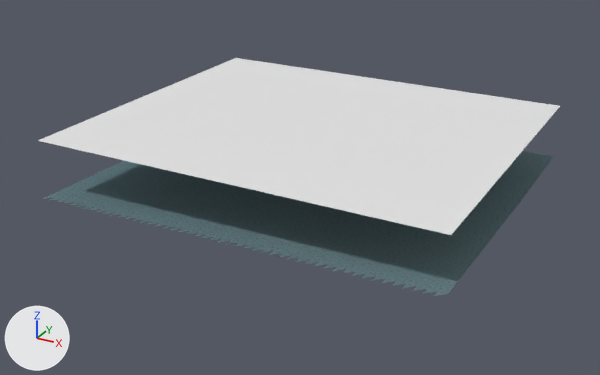
Before and after pictures for a commit that changed the glTF model eloria-assets/maps/continent-v2/stagheath/client/chunks/05_06/world.glb.
The view is the same before and after, from a camera (50 mm lens) standing at (-349.3, 181.0, 64.7) and looking at (-435.6, 338.0, -13.8). Arrows for +X, +Y and +Z are at lower left; the lights stay in place. The first picture is the older version. Where no turn or scale is listed for an object, it has been applied to the vertices. Vertices at exactly the same position are counted once.

Before the edit, the objects in view are built like this:
```python
me_authoredground_stagheathbase_stagheath_05_06 = bpy.data.meshes.new('AuthoredGround_stagheathBase_stagheath_05_06')
me_authoredground_stagheathbase_stagheath_05_06.from_pydata(...)  # 2057 vertices, 3888 faces; spans x 445.0..541.0, y -6213.0..-6131.0, z -15.0..-12.2
me_authoredground_stagheathbase_stagheath_05_06.materials.append(mat_authored_stagheathbase)
me_terrain_stagheath_05_06 = bpy.data.meshes.new('Terrain_stagheath_05_06')
me_terrain_stagheath_05_06.from_pydata(...)  # 2009 vertices, 3840 faces; spans x 445.0..541.0, y -6211.0..-6131.0, z -15.0..-12.2
me_terrain_stagheath_05_06.materials.append(mat_continental_ground)
me_water_stagheath_05_06 = bpy.data.meshes.new('Water_stagheath_05_06')
me_water_stagheath_05_06.from_pydata([(445.0, -6131.0, 0.0), (445.0, -6212.0, 0.0), (541.0, -6212.0, 0.0), (541.0, -6131.0, 0.0)], [], [(0, 1, 2), (2, 3, 0)])
me_water_stagheath_05_06.materials.append(mat_water_sea)  # its picture is missing
ob_authoredground_stagheathbase_stagheath_05_06 = bpy.data.objects.new('AuthoredGround_stagheathBase_stagheath_05_06', me_authoredground_stagheathbase_stagheath_05_06)
ob_authoredground_stagheathbase_stagheath_05_06.location = (-929.0, 6517.0, 0.0)
ob_terrain_stagheath_05_06 = bpy.data.objects.new('Terrain_stagheath_05_06', me_terrain_stagheath_05_06)
ob_terrain_stagheath_05_06.location = (-929.0, 6517.0, 0.0)
ob_water_stagheath_05_06 = bpy.data.objects.new('Water_stagheath_05_06', me_water_stagheath_05_06)
ob_water_stagheath_05_06.location = (-929.0, 6517.0, 0.0)
```
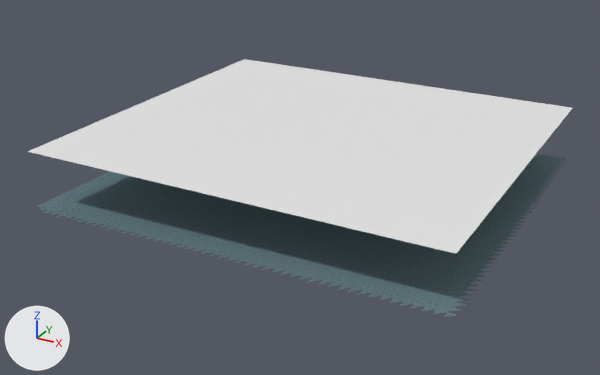
Changed parts and their boxes (x1, y1, x2, y2) in the pictures (600 x 375 px):
'Water_stagheath_05_06', reshaped (10% taller): before (38, 58, 560, 235); after (27, 59, 572, 254)
'AuthoredGround_stagheathBase_stagheath_05_06', reshaped (13% taller): before (43, 151, 554, 296); after (36, 153, 568, 317)
'Terrain_stagheath_05_06', reshaped (not visible before): after (38, 171, 112, 206)
part 1 of me_terrain_stagheath_05_06, reshaped: after (38, 198, 59, 206)
part 3 of me_authoredground_stagheathbase_stagheath_05_06, built on: before (43, 161, 133, 200); after (36, 156, 568, 317)

Diff of the bpy script that builds the scene:
```diff
--- a/eloria-assets/maps/continent-v2/stagheath/client/chunks/05_06/world.glb.py
+++ b/eloria-assets/maps/continent-v2/stagheath/client/chunks/05_06/world.glb.py
@@ me_terrain_stagheath_05_06 @@
-me_terrain_stagheath_05_06.from_pydata(...)  # 2009 vertices, 3840 faces; spans x 445.0..541.0, y -6211.0..-6131.0, z -15.0..-12.2
+me_terrain_stagheath_05_06.from_pydata(...)  # 2156 vertices, 4128 faces; spans x 447.0..543.0, y -6217.0..-6131.0, z -15.0..-12.0
+# me_terrain_stagheath_05_06 part 1
+# 41 vertices are removed from x 445.0, y -6211.0..-6131.0, z -15.0..-13.8
+# 80 faces are deleted
+# 1 vertex is added at (447.0, -6217.0, -13.7)
+# 44 new vertices lie (-2.0, -2.0, 0.0) away from vertices in x 449.0..541.0, y -6211.0, z -13.8..-12.2
+# 34 new vertices lie (-2.0, -2.0, 0.0) away from vertices in x 449.0..539.0, y -6213.0, z -13.7..-12.2
+# 35 new vertices lie (0.0, -2.0, 0.1) away from vertices in x 449.0..539.0, y -6215.0..-6211.0, z -13.7..-12.2
+# 50 new vertices lie (2.0, 0.0, 0.0) away from vertices in x 449.0..541.0, y -6217.0..-6139.0, z -13.6..-12.1
+# 13 new vertices lie (2.0, 0.0, 0.0) away from vertices in x 451.0..541.0, y -6217.0..-6215.0, z -13.6..-12.1
+# 11 new vertices lie (2.0, 0.0, 0.1) away from vertices in x 541.0, y -6217.0..-6131.0, z -13.5..-12.1
+# 368 new faces join them
 me_terrain_stagheath_05_06.materials.append(mat_continental_ground)
@@ me_water_stagheath_05_06 @@
-me_water_stagheath_05_06.from_pydata(...)  # 4 vertices, 2 faces; spans x 445.0..541.0, y -6212.0..-6131.0, z 0.0
-me_water_stagheath_05_06.vertices[0].co = (445.0, -6131.0, 0.0)  # pixel (235, 57)
-me_water_stagheath_05_06.vertices[1].co = (445.0, -6212.0, 0.0)  # pixel (37, 140)
-me_water_stagheath_05_06.vertices[2].co = (541.0, -6212.0, 0.0)  # pixel (451, 235)
-me_water_stagheath_05_06.vertices[3].co = (541.0, -6131.0, 0.0)  # pixel (560, 105)
+me_water_stagheath_05_06.from_pydata(...)  # 4 vertices, 2 faces; spans x 448.0..544.0, y -6218.0..-6131.0, z 0.0
+# me_water_stagheath_05_06 part 2
+me_water_stagheath_05_06.vertices[0].co = (448.0, -6131.0, 0.0)  # pixel (244, 59)
+me_water_stagheath_05_06.vertices[1].co = (448.0, -6218.0, 0.0)  # pixel (27, 151)
+me_water_stagheath_05_06.vertices[2].co = (544.0, -6218.0, 0.0)  # pixel (456, 253)
+me_water_stagheath_05_06.vertices[3].co = (544.0, -6131.0, 0.0)  # pixel (572, 107)
 me_water_stagheath_05_06.materials.append(mat_water_sea)
@@ me_authoredground_stagheathbase_stagheath_05_06 @@
-me_authoredground_stagheathbase_stagheath_05_06.from_pydata(...)  # 2057 vertices, 3888 faces; spans x 445.0..541.0, y -6213.0..-6131.0, z -15.0..-12.2
+me_authoredground_stagheathbase_stagheath_05_06.from_pydata(...)  # 2247 vertices, 4176 faces; spans x 447.0..545.0, y -6219.0..-6131.0, z -14.9..-12.0
+# me_authoredground_stagheathbase_stagheath_05_06 part 3
+# 43 vertices are removed from x 445.0..447.0, y -6213.0..-6131.0, z -15.0..-13.8
+# 122 faces are deleted
+# 3 vertices are added at (545.0, -6215.0, -12.0), (539.0, -6219.0, -12.0), (545.0, -6217.0, -12.0)
+# 42 new vertices lie (-2.0, -2.0, 0.0) away from vertices in x 449.0..539.0, y -6213.0, z -13.7..-12.2
+# 34 new vertices lie (-2.0, -2.0, 0.0) away from vertices in x 449.0..535.0, y -6215.0, z -13.7..-12.2
+# 39 new vertices lie (0.0, -2.0, 0.1) away from vertices in x 451.0..539.0, y -6217.0..-6213.0, z -13.6..-12.2
+# 31 new vertices lie (2.0, 0.0, 0.0) away from vertices in x 537.0..541.0, y -6217.0..-6143.0, z -13.5..-12.1
+# 32 new vertices lie (2.0, 0.0, 0.1) away from vertices in x 539.0..543.0, y -6217.0..-6131.0, z -13.5..-12.1
+# 27 new vertices lie (2.0, 0.0, 0.0) away from vertices in x 541.0..543.0, y -6217.0..-6131.0, z -13.4..-12.0
+# 25 new vertices lie (0.0, -2.0, 0.0) away from vertices in x 449.0..543.0, y -6217.0, z -13.6..-12.0
+# 410 new faces join them
 me_authoredground_stagheathbase_stagheath_05_06.materials.append(mat_authored_stagheathbase)
```
